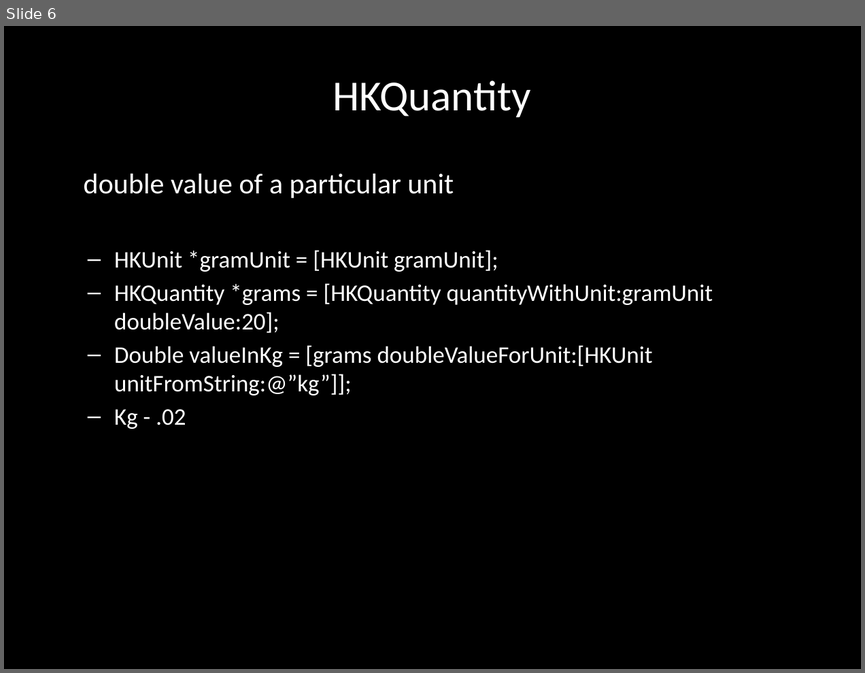
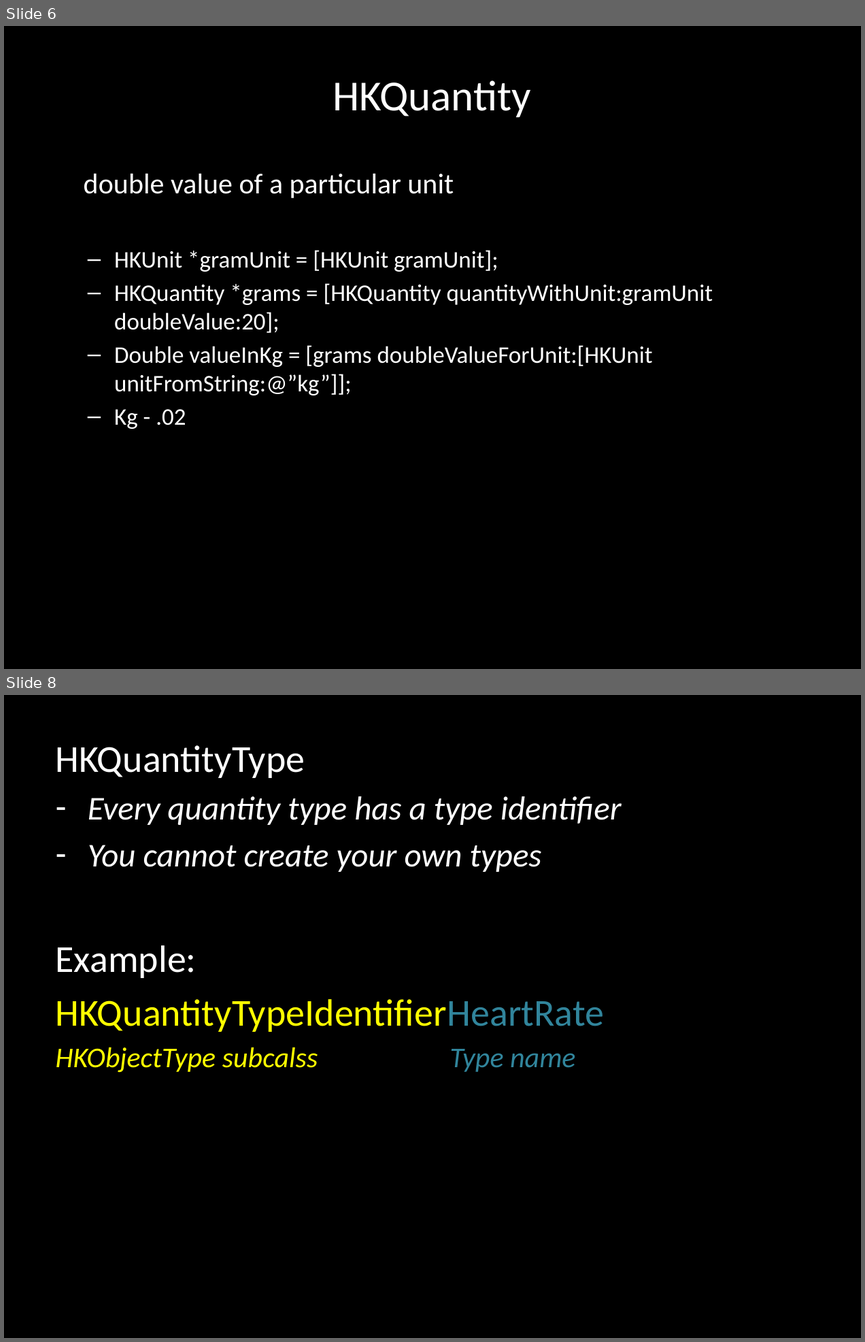
Before and after one commit to saranya-ravi/MyHealthApp, a slide deck: HealthKit.pptx. Shown one above the other, each under a label of ours: slide 6 before the commit, slides 6 and 8 after it; the slides between them are not shown. The pictures are 865x673 and 865x1342 pixels, drawn with LibreOffice and Linux fonts; fonts in the diff are those of the drawing. Boxes give left, top, right and bottom in pixels: in the first picture for what was removed or moved away, otherwise in the second. Text is boxed around its words. In the diff, an @@ line names an element or a change of style, - is before the commit and + after.

Commit message:
PPT update

```diff
--- a/HealthKit.pptx
+++ b/HealthKit.pptx
@@ slide 8 added at [4,695,861,1338], background #000000 @@
@@ text added at [56,745,621,1072], 28 pt, text #FFFFFF, italic @@
+HKQuantityType
+– Every quantity type has a type identifier
+– You cannot create your own types
+Example:
+HKQuantityTypeIdentifierHeartRate
+HKObjectType subcalss Type name
```
